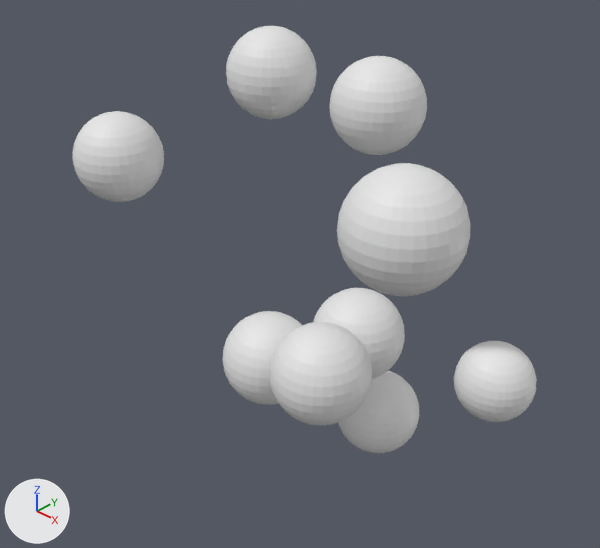
Renders of the Blender file BlenderVisualizations/dustAnimator.blend from each side of a commit.
One viewpoint serves both versions: a 50 mm camera at (9.67, -11.11, 9.05) aimed at (-1.0, 0.12, 0.0). The lights are fixed; the arrows at lower left show +X, +Y and +Z.

Objects in the first picture: 'Mball.0', 'Mball.1', 'Mball.2', 'Mball.3', 'Mball.5', 'Mball.6', 'Mball.7', 'Mball.8', 'Mball.9'.
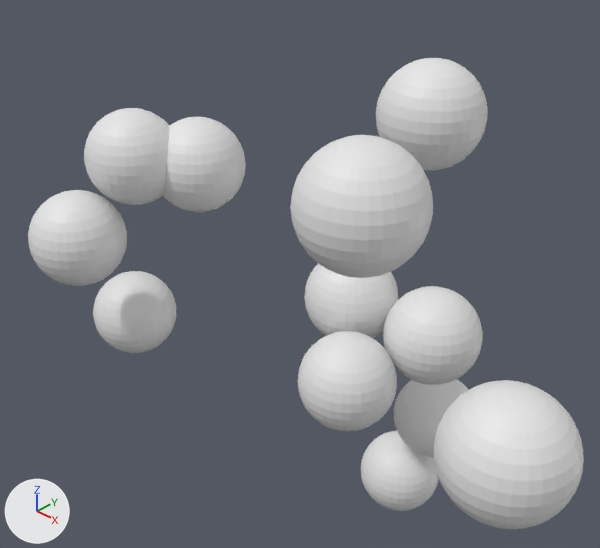
Pixel boxes [x1, y1, x2, y2] of what changed, in the pictures (600 x 548 px):
'Mball.9', moved
    before: [454, 341, 537, 422]
    after: [290, 135, 433, 278]
'Mball.12', added
    after: [434, 380, 584, 529]
'Mball.6', moved
    before: [337, 163, 470, 296]
    after: [394, 379, 468, 457]
'Mball.1', moved
    before: [269, 322, 372, 425]
    after: [383, 286, 483, 385]
'Mball.8', moved
    before: [72, 111, 164, 202]
    after: [28, 190, 127, 286]
'Mball.3', moved
    before: [329, 56, 427, 155]
    after: [163, 117, 246, 212]
'Mball.5', moved
    before: [338, 371, 419, 453]
    after: [376, 58, 488, 171]
'Mball.7', moved
    before: [226, 26, 317, 119]
    after: [84, 108, 170, 205]
'Mball.2', moved
    before: [222, 311, 302, 405]
    after: [297, 331, 397, 431]
'Mball.0', moved
    before: [313, 288, 405, 379]
    after: [304, 263, 398, 338]
'Mball.10', added
    after: [93, 271, 176, 353]
'Mball.11', added
    after: [361, 431, 439, 511]

The change, as a list of edits to the scene's bpy script:
```text
Change ob_mball_0:
    ob_mball_0.location: (0.39, 0.46, -1.08) -> (0.05, 0.6, -0.34)
Change ob_mball_1:
    ob_mball_1.location: (0.98, -1.39, -0.8) -> (1.98, 0.89, -0.57)
Change ob_mball_2:
    ob_mball_2.location: (-0.82, -1.04, -1.51) -> (1.14, -0.76, -1.26)
Change ob_mball_3:
    ob_mball_3.location: (-0.55, 1.97, 3.39) -> (-3.16, -0.73, 2.16)
Change ob_mball_5:
    ob_mball_5.location: (0.23, 1.54, -3.92) -> (1.43, 0.99, 3.94)
Change ob_mball_6:
    ob_mball_6.location: (3.09, -1.92, 3.28) -> (1.3, 2.42, -3.96)
Change ob_mball_7:
    ob_mball_7.location: (-3.25, 1.56, 3.61) -> (-4.01, -1.75, 2.4)
Change ob_mball_8:
    ob_mball_8.location: (-5.2, -1.32, 1.94) -> (-4.29, -3.14, 0.93)
Change ob_mball_9:
    ob_mball_9.location: (1.81, 4.16, -3.65) -> (2.99, -2.83, 3.95)
Add ob_mball_12:
    ob_mball_12 = bpy.data.objects.new('Mball.12', me_sphere_002)
    ob_mball_12.location = (5.78, -2.88, 1.14)
Add ob_mball_11:
    ob_mball_11 = bpy.data.objects.new('Mball.11', me_sphere_002)
    ob_mball_11.location = (0.59, 2.14, -6.01)
Add ob_mball_10:
    ob_mball_10 = bpy.data.objects.new('Mball.10', me_sphere_002)
    ob_mball_10.location = (-5.03, -1.49, -2.01)
```
